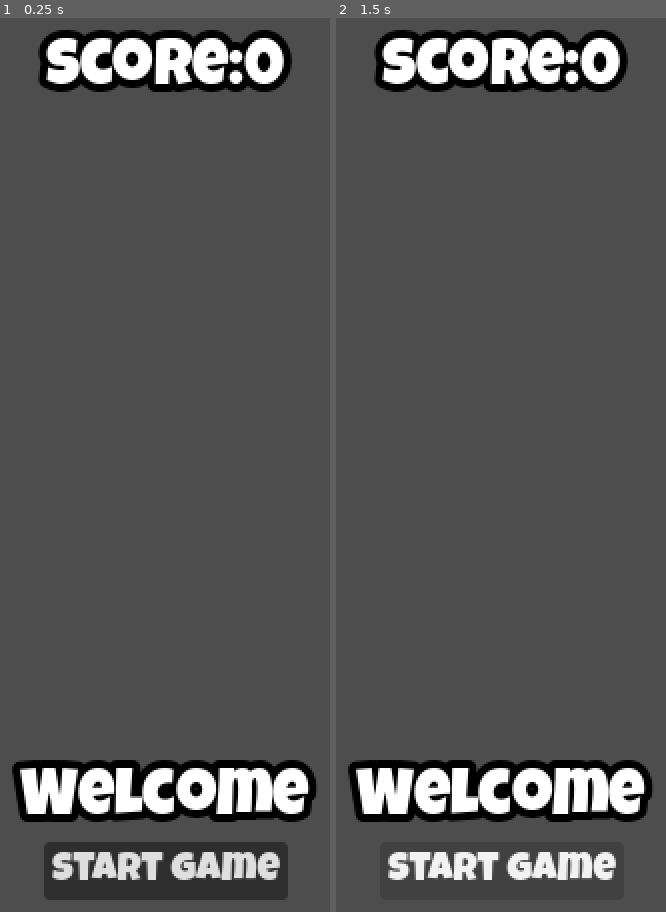
Above: before the commit, frames 1-2 (left to right).
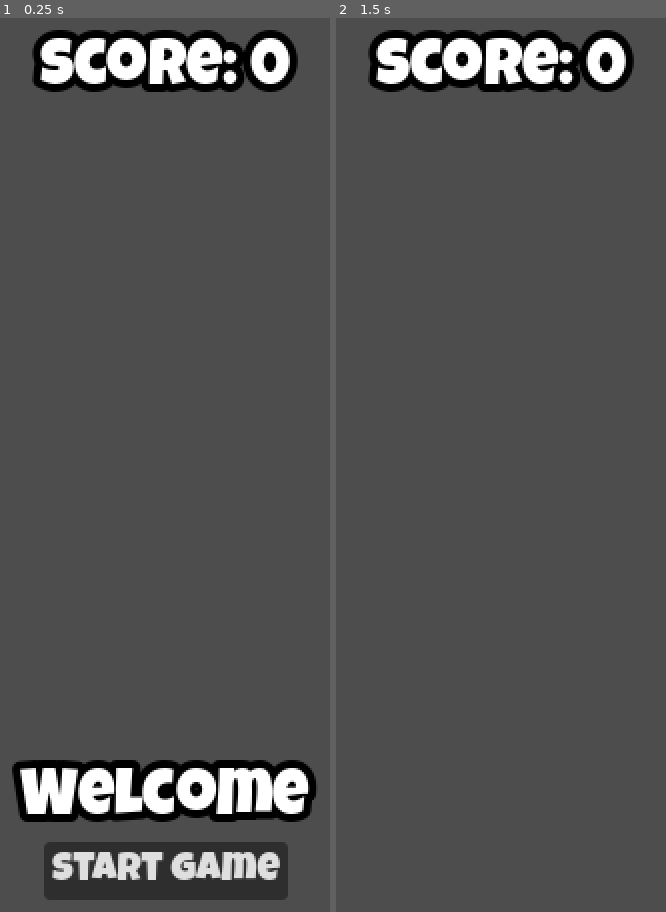
Above: after the commit, the same moments.

Repository: oneAcorn/LearnFlappyBird
Game: Godot game, scene res://hud/hud.tscn
Two runs of this game, one before a commit and one after it. Both use one fixed random seed, a clock stepped at 60 frames per second and the inputs below. Before the commit the project has no main scene; this scene is started directly in both runs.
Inputs (mouse positions are in pixels of both pictures, inside the frame that each line leads up to):
- Up to frame 1 (0.25 s): no input
- Up to frame 2 (1.5 s): click "Start Game" at 0.5 s; click (501, 867) at 1.25 s, where only the run before the commit has a clickable "Start Game"

The runs differ from the first frame. In frame 1, 2.5% of the frame differs, in the area x 9-91%, y 1-9%; in frame 2, 10%, in the area x 3-96%, y 1-97%.

Commit message:
finished

Diff:
--- /dev/null
+++ b/bg/background.gd
@@ -0,0 +1,8 @@
+extends Parallax2D
+
+const SPEED := -150
+
+
+# Called every frame. 'delta' is the elapsed time since the previous frame.
+func _process(delta: float) -> void:
+	scroll_offset.x += SPEED * delta
--- /dev/null
+++ b/bg/background.tscn
@@ -0,0 +1,8 @@
+[gd_scene format=3 uid="uid://c1g0qpu2aoaan"]
+
+[ext_resource type="Script" uid="uid://dmu0s4ew3nwup" path="res://bg/background.gd" id="1_vudpv"]
+
+[node name="Background" type="Parallax2D" unique_id=2113786005]
+script = ExtResource("1_vudpv")
+
+[node name="Sprite2D" type="Sprite2D" parent="." unique_id=711851363]
--- /dev/null
+++ b/bg/bg.gd
@@ -0,0 +1,8 @@
+extends ParallaxBackground
+
+const SPEED := -150
+
+
+# Called every frame. 'delta' is the elapsed time since the previous frame.
+func _process(delta: float) -> void:
+	scroll_offset.x += SPEED * delta
--- /dev/null
+++ b/bg/bg.tscn
@@ -0,0 +1,10 @@
+[gd_scene format=3 uid="uid://3o53bsw6naxs"]
+
+[ext_resource type="Script" uid="uid://brcphhtq4r34o" path="res://bg/bg.gd" id="1_ay5w6"]
+
+[node name="BG" type="ParallaxBackground" unique_id=1430716155]
+script = ExtResource("1_ay5w6")
+
+[node name="ParallaxLayer" type="ParallaxLayer" parent="." unique_id=2081419262]
+
+[node name="Sprite2D" type="Sprite2D" parent="ParallaxLayer" unique_id=91438072]
--- /dev/null
+++ b/bg/ground.tscn
@@ -0,0 +1,14 @@
+[gd_scene format=3 uid="uid://hwc62y3hr7ka"]
+
+[ext_resource type="PackedScene" uid="uid://3o53bsw6naxs" path="res://bg/bg.tscn" id="1_2nh6a"]
+[ext_resource type="Texture2D" uid="uid://3mw4rel64l6p" path="res://assets/ground.png" id="2_s8mi3"]
+
+[node name="Ground" unique_id=1430716155 instance=ExtResource("1_2nh6a")]
+
+[node name="ParallaxLayer" parent="." index="0" unique_id=2081419262]
+motion_mirroring = Vector2(900, 0)
+
+[node name="Sprite2D" parent="ParallaxLayer" index="0" unique_id=91438072]
+texture = ExtResource("2_s8mi3")
+centered = false
+offset = Vector2(0, 700)
--- /dev/null
+++ b/bg/ground_2.tscn
@@ -0,0 +1,12 @@
+[gd_scene format=3 uid="uid://datt11uy2grko"]
+
+[ext_resource type="PackedScene" uid="uid://c1g0qpu2aoaan" path="res://bg/background.tscn" id="1_7gs3d"]
+[ext_resource type="Texture2D" uid="uid://3mw4rel64l6p" path="res://assets/ground.png" id="2_7gs3d"]
+
+[node name="ground2" unique_id=2113786005 instance=ExtResource("1_7gs3d")]
+repeat_size = Vector2(900, 0)
+
+[node name="Sprite2D" parent="." index="0" unique_id=711851363]
+texture = ExtResource("2_7gs3d")
+centered = false
+offset = Vector2(0, 700)
--- /dev/null
+++ b/bg/sky.tscn
@@ -0,0 +1,14 @@
+[gd_scene format=3 uid="uid://ccu1iyeshwr5k"]
+
+[ext_resource type="PackedScene" uid="uid://3o53bsw6naxs" path="res://bg/bg.tscn" id="1_7nehj"]
+[ext_resource type="Texture2D" uid="uid://bhwgrso6mtlnl" path="res://assets/bg.png" id="2_r8ac5"]
+
+[node name="Sky" unique_id=1430716155 instance=ExtResource("1_7nehj")]
+
+[node name="ParallaxLayer" parent="." index="0" unique_id=2081419262]
+motion_scale = Vector2(0.2, 0.2)
+motion_mirroring = Vector2(864, 0)
+
+[node name="Sprite2D" parent="ParallaxLayer" index="0" unique_id=91438072]
+texture = ExtResource("2_r8ac5")
+centered = false
--- /dev/null
+++ b/bg/sky_2.tscn
@@ -0,0 +1,12 @@
+[gd_scene format=3 uid="uid://ckeeamj1lhbe7"]
+
+[ext_resource type="PackedScene" uid="uid://c1g0qpu2aoaan" path="res://bg/background.tscn" id="1_3yu1q"]
+[ext_resource type="Texture2D" uid="uid://bhwgrso6mtlnl" path="res://assets/bg.png" id="2_pmrt3"]
+
+[node name="Sky2" unique_id=2113786005 instance=ExtResource("1_3yu1q")]
+scroll_scale = Vector2(0.2, 0.2)
+repeat_size = Vector2(864, 0)
+
+[node name="Sprite2D" parent="." index="0" unique_id=711851363]
+texture = ExtResource("2_pmrt3")
+centered = false
--- a/bird/bird.gd
+++ b/bird/bird.gd
@@ -13,10 +13,16 @@
 var is_dead := true
 
 @export var max_speed := 700
-@onready var animated_sprite := $AnimatedSprite2D
-@onready var particles := $CPUParticles2D
-@onready var fly_sound := $FlySound
-@onready var score_sound := $ScoreSound
+@onready var animated_sprite: AnimatedSprite2D = $AnimatedSprite2D
+@onready var particles: CPUParticles2D = $CPUParticles2D
+@onready var fly_sound: AudioStreamPlayer2D = $FlySound
+@onready var score_sound: AudioStreamPlayer2D = $ScoreSound
+
+
+func _ready() -> void:
+	GameManager.GameStart.connect(on_game_start)
+	GameManager.UpdateScore.connect(on_get_score)
+	GameManager.GameOver.connect(on_game_over)
 
 
 func _physics_process(delta: float) -> void:
@@ -37,3 +43,20 @@
 		velocity.y = clampf(velocity.y, -max_speed, max_speed)
 
 		move_and_slide()
+
+
+func on_game_start():
+	is_dead = false
+	particles.emitting = true
+
+
+func on_get_score():
+	score_sound.stream = POINT
+	score_sound.play()
+
+
+func on_game_over():
+	fly_sound.stream = HIT
+	fly_sound.play()
+	particles.emitting = false
+	is_dead = true
--- /dev/null
+++ b/game_manager/game_manager.gd
@@ -0,0 +1,21 @@
+extends Node
+
+signal GameStart
+signal GameOver
+signal UpdateScore
+
+var score = 0
+
+
+# Called when the node enters the scene tree for the first time.
+func _ready() -> void:
+	UpdateScore.connect(add_score)
+	GameOver.connect(on_game_over)
+
+
+func add_score():
+	score += 1
+
+
+func on_game_over():
+	score = 0
--- /dev/null
+++ b/hud/hud.gd
@@ -0,0 +1,29 @@
+extends CanvasLayer
+
+@onready var score_label: Label = $MarginContainer/VBoxContainer/ScoreLabel
+@onready var message: Label = $MarginContainer/VBoxContainer/Message
+@onready var start_btn: Button = $MarginContainer/VBoxContainer/StartBtn
+
+
+# Called when the node enters the scene tree for the first time.
+func _ready() -> void:
+	update_score()
+	GameManager.GameOver.connect(on_game_over)
+	GameManager.UpdateScore.connect(update_score)
+
+
+func update_score():
+	score_label.text = "Score: %s" % str(GameManager.score)
+
+
+func on_game_over():
+	update_score()
+	message.text = "GAME OVER"
+	message.show()
+	start_btn.show()
+
+
+func _on_start_btn_pressed() -> void:
+	GameManager.GameStart.emit()
+	message.hide()
+	start_btn.hide()
--- a/hud/hud.tscn
+++ b/hud/hud.tscn
@@ -2,8 +2,10 @@
 
 [ext_resource type="LabelSettings" uid="uid://cyio2v03b6u75" path="res://hud/white_label.tres" id="1_2gk58"]
 [ext_resource type="FontFile" uid="uid://cb0irqyqwo0up" path="res://assets/LuckiestGuy-Regular.ttf" id="1_6ca3a"]
+[ext_resource type="Script" uid="uid://birg7exbnsfen" path="res://hud/hud.gd" id="1_318vg"]
 
 [node name="HUD" type="CanvasLayer" unique_id=986578273]
+script = ExtResource("1_318vg")
 
 [node name="MarginContainer" type="MarginContainer" parent="." unique_id=85584373]
 anchors_preset = 15
@@ -45,3 +47,5 @@
 [node name="Space2" type="Control" parent="MarginContainer/VBoxContainer" unique_id=1740757621]
 layout_mode = 2
 size_flags_vertical = 3
+
+[connection signal="pressed" from="MarginContainer/VBoxContainer/StartBtn" to="." method="_on_start_btn_pressed"]
--- /dev/null
+++ b/main/main.gd
@@ -0,0 +1,58 @@
+extends Node2D
+
+const GAP = 180
+var pipes_scene: PackedScene = preload("res://pipe/pipes.tscn")
+
+@export var bird_init_pos := Vector2(160, 300)
+@onready var timer: Timer = $SpawnPoint/SpawnTimer
+@onready var spawn_point: Marker2D = $SpawnPoint
+@onready var bird: CharacterBody2D = $Bird
+@onready var pipes_group: Node2D = $PipesGroup
+
+
+func _ready() -> void:
+	GameManager.GameOver.connect(on_game_over)
+	GameManager.GameStart.connect(on_game_start)
+
+
+func on_game_start():
+	new_pipes()
+	timer.start()
+
+
+func on_game_over():
+	timer.stop()
+	reset_game()
+
+
+func _on_ceil_body_entered(body: Node2D) -> void:
+	on_hit_border(body)
+
+
+func _on_floor_body_entered(body: Node2D) -> void:
+	on_hit_border(body)
+
+
+func _on_spawn_timer_timeout() -> void:
+	new_pipes()
+
+
+func on_hit_border(body: Node2D):
+	if body.is_in_group("bird") and not body.is_dead:
+		GameManager.GameOver.emit()
+
+
+func new_pipes():
+	var pipes: Node2D = pipes_scene.instantiate()
+	# 随机高度
+	var pos_y = randf_range(spawn_point.position.y - GAP, spawn_point.position.y + GAP)
+	pipes.global_position.x = spawn_point.position.x
+	pipes.global_position.y = pos_y
+	pipes_group.add_child(pipes)
+
+
+func reset_game():
+	bird.global_position = bird_init_pos
+	var pipes = pipes_group.get_children()
+	for pipe in pipes:
+		pipe.queue_free()
--- /dev/null
+++ b/main/main.tscn
@@ -0,0 +1,55 @@
+[gd_scene format=3 uid="uid://lla2pbdng6ql"]
+
+[ext_resource type="PackedScene" uid="uid://ckeeamj1lhbe7" path="res://bg/sky_2.tscn" id="1_c651c"]
+[ext_resource type="Script" uid="uid://u62xm6mt38m6" path="res://main/main.gd" id="1_kfbq2"]
+[ext_resource type="PackedScene" uid="uid://datt11uy2grko" path="res://bg/ground_2.tscn" id="2_3wy1v"]
+[ext_resource type="PackedScene" uid="uid://ubquwhmi02sb" path="res://bird/bird.tscn" id="3_kfbq2"]
+[ext_resource type="PackedScene" uid="uid://cjd3apmdg45n7" path="res://hud/hud.tscn" id="4_4dugh"]
+[ext_resource type="AudioStream" uid="uid://t18g8rneajbp" path="res://assets/BGMUSIC.mp3" id="5_3wy1v"]
+
+[sub_resource type="RectangleShape2D" id="RectangleShape2D_kfbq2"]
+size = Vector2(603, 107.5)
+
+[node name="Main" type="Node2D" unique_id=629623866]
+script = ExtResource("1_kfbq2")
+
+[node name="Sky2" parent="." unique_id=2113786005 instance=ExtResource("1_c651c")]
+
+[node name="ground2" parent="." unique_id=594592358 instance=ExtResource("2_3wy1v")]
+z_index = 1
+
+[node name="Bird" parent="." unique_id=77608373 instance=ExtResource("3_kfbq2")]
+position = Vector2(160, 300)
+
+[node name="HUD" parent="." unique_id=986578273 instance=ExtResource("4_4dugh")]
+
+[node name="PipesGroup" type="Node2D" parent="." unique_id=26475628]
+
+[node name="SpawnPoint" type="Marker2D" parent="." unique_id=13314287]
+position = Vector2(600, 350)
+
+[node name="SpawnTimer" type="Timer" parent="SpawnPoint" unique_id=1556927127]
+wait_time = 2.0
+
+[node name="Border" type="Node2D" parent="." unique_id=780644431]
+
+[node name="Ceil" type="Area2D" parent="Border" unique_id=580608523]
+
+[node name="CollisionShape2D" type="CollisionShape2D" parent="Border/Ceil" unique_id=1642425202]
+position = Vector2(300.5, 30.5)
+shape = SubResource("RectangleShape2D_kfbq2")
+
+[node name="Floor" type="Area2D" parent="Border" unique_id=1877618486]
+
+[node name="CollisionShape2D" type="CollisionShape2D" parent="Border/Floor" unique_id=930557425]
+position = Vector2(302, 755.25)
+shape = SubResource("RectangleShape2D_kfbq2")
+
+[node name="AudioStreamPlayer" type="AudioStreamPlayer" parent="." unique_id=1022122582]
+stream = ExtResource("5_3wy1v")
+volume_db = -10.035
+autoplay = true
+
+[connection signal="timeout" from="SpawnPoint/SpawnTimer" to="." method="_on_spawn_timer_timeout"]
+[connection signal="body_entered" from="Border/Ceil" to="." method="_on_ceil_body_entered"]
+[connection signal="body_entered" from="Border/Floor" to="." method="_on_floor_body_entered"]
--- a/pipe/pipes.gd
+++ b/pipe/pipes.gd
@@ -16,13 +16,14 @@
 
 func _on_pipe_body_entered(body: Node2D) -> void:
 	if body.is_in_group("bird") and not body.is_dead:
-		pass
+		GameManager.GameOver.emit()
 
 
 func _on_coin_body_entered(body: Node2D) -> void:
 	# 如果小鸟通过,且前未计分
 	if body.is_in_group("bird") and not passed:
 		passed = true
+		GameManager.UpdateScore.emit()
 		animation_player.play("coin")
 
 		await animation_player.animation_finished
--- a/project.godot
+++ b/project.godot
@@ -11,8 +11,13 @@
 [application]
 
 config/name="LearnFlappyBird"
+run/main_scene="uid://lla2pbdng6ql"
 config/features=PackedStringArray("4.6", "Forward Plus")
 config/icon="res://icon.svg"
+
+[autoload]
+
+GameManager="*uid://ce4v7hgy5yy2m"
 
 [display]
 
Not shown, added: bg/background.gd.uid
Not shown, added: bg/bg.gd.uid
Not shown, added: game_manager/game_manager.gd.uid
Not shown, added: hud/hud.gd.uid
Not shown, added: main/main.gd.uid
